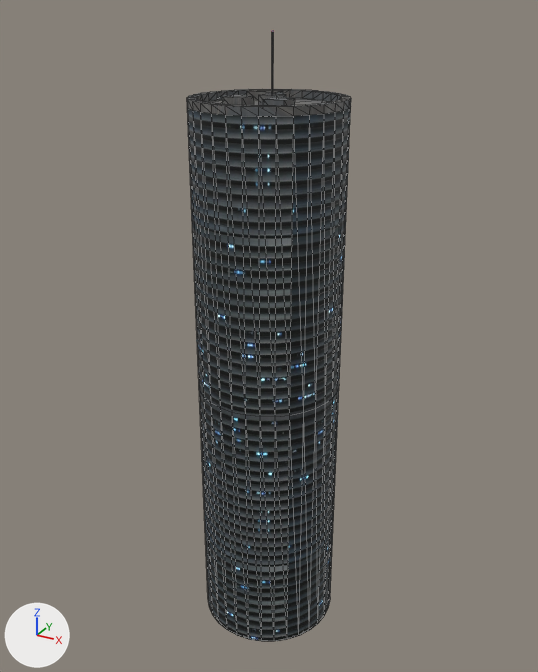
Renders of the glTF model public/assets/models/buildings/commercial/2026-commercial-building-10.glb from each side of a commit.
Both versions are drawn from a 50 mm camera at (107.3, -195.1, 205.7) aimed at (-1.4, 2.6, 106.8). Every picture has the same lights, and +X, +Y and +Z are marked at lower left. The first picture is the older version. Mesh edges are drawn as thin lines. Where no turn or scale is listed for an object, it has been applied to the vertices. Vertices at exactly the same position are counted once.

Names of what the first picture shows: '2026-commercial-building-10'.
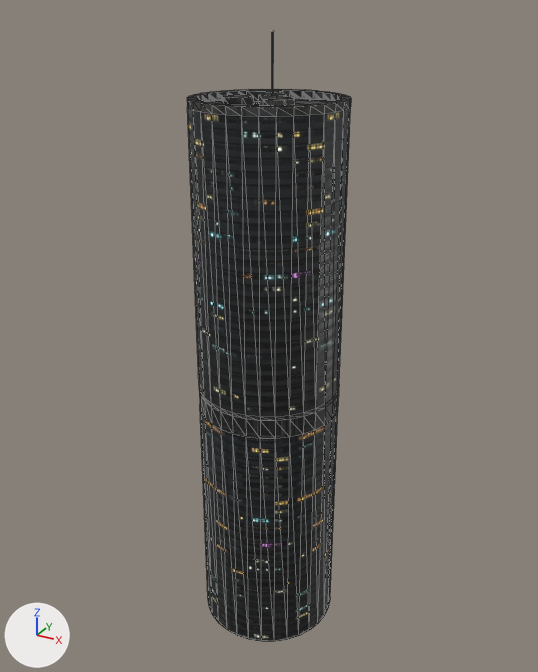
Pixel boxes [x1, y1, x2, y2] of what changed, in the pictures (538 x 672 px):
part 1 of me_cylinder_007, added
    after: [198, 90, 339, 106]
part 2 of me_cylinder_007, added
    after: [199, 388, 339, 642]
part 3 of me_cylinder_007, recoloured
    both: [187, 107, 351, 417]
part 4 of me_cylinder_007, recoloured
    both: [187, 89, 351, 116]

The change in detail:
Picture 'cyberpunk-building-atlas1_roughness' (img_cyberpunk_building_atlas1_roughness) is new.
Picture 'cyberpunk-building-atlas1_emissive' (img_cyberpunk_building_atlas1_emissive) is new.
Picture 'cyberpunk-building-atlas1_diffuse' (img_cyberpunk_building_atlas1_diffuse) is new.
Material '2026-generated-material' (mat_2026_generated_material) is new.
Uses the picture img_cyberpunk_building_atlas1_diffuse.
Uses the picture img_cyberpunk_building_atlas1_emissive.
Uses the picture img_cyberpunk_building_atlas1_roughness.
me_cylinder_007 is used by ob_2026_commercial_building_10; location (0.0, 0.0, 91.3).
me_cylinder_007 had 320 vertices, 616 faces and spanned x -23.0..23.0, y -24.0..24.0, z -91.0..109.0.
me_cylinder_007 now has 544 vertices, 1064 faces and spans x -23.0..23.0, y -24.0..24.0, z -91.0..109.0.
me_cylinder_007 part 1: 160 vertices added at x -21.0..21.0, y -21.0..21.0, z 89.0.
me_cylinder_007 part 2: 64 vertices added at x -23.0..23.0, y -24.0..24.0, z -8.0..-1.0.
me_cylinder_007 part 3: 124 faces spanning x -23.0..23.0, y -24.0..24.0, z -91.0..90.0 switch from mat_building5_material_new2 to mat_2026_generated_material.
me_cylinder_007 part 4: 176 faces spanning x -23.0..23.0, y -24.0..24.0, z 86.0..92.0 switch from mat_roof_001 (picture img_thenightocean_seamless_albedo_texture_base_color_map_only_fla_2aaeb92b_55de_4166_8d2e_c6eeed5023ab_1) to mat_2026_generated_material.
